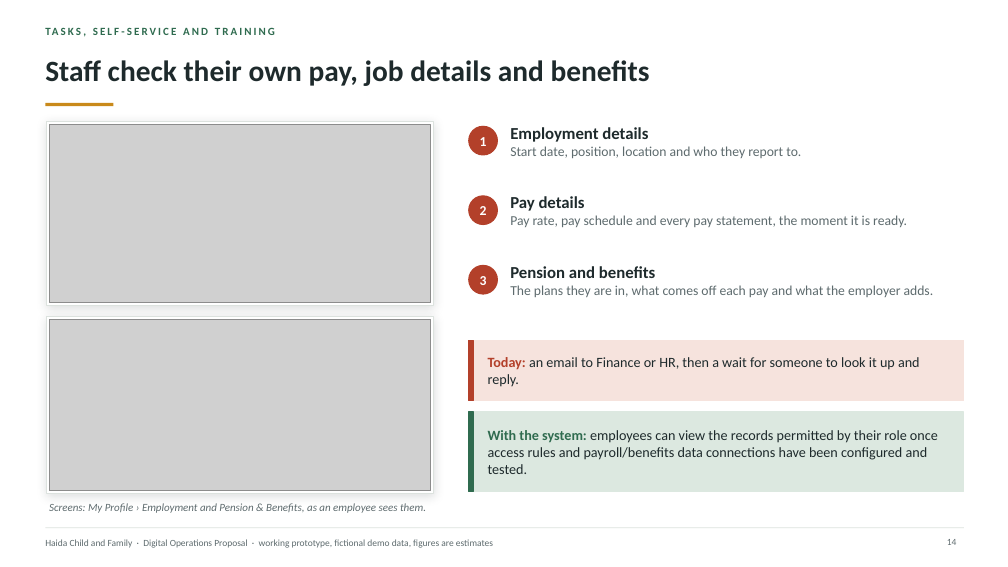
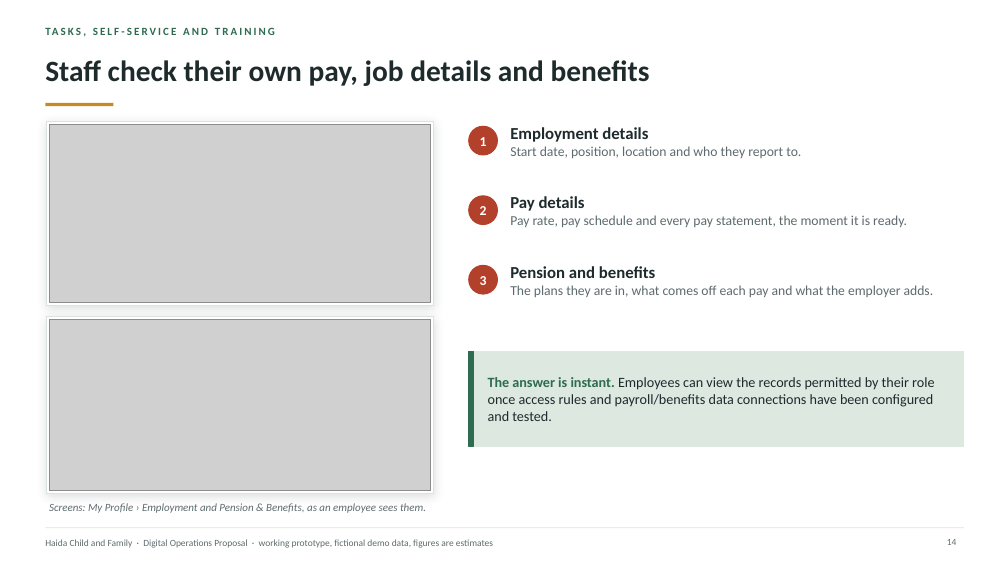
Before and after one commit to AndalibOlee/Portfolio, a slide deck: slide 14 of demo-platform/docs/Haida_Child_and_Family_Executive_Digital_Operations_Proposal.pptx. Drawn at 1008x567 pixels with LibreOffice and Linux fonts; fonts in the diff are those of the drawing; grey boxes stand for pictures. Boxes give left, top, right and bottom in pixels: in the first picture for what was removed or moved away, otherwise in the second. Text is boxed around its words. In the diff, an @@ line names an element or a change of style, - is before the commit and + after.

```diff
--- a/demo-platform/docs/Haida_Child_and_Family_Executive_Digital_Operations_Proposal.pptx
+++ b/demo-platform/docs/Haida_Child_and_Family_Executive_Digital_Operations_Proposal.pptx
@@ rectangle: place and size @@
-rectangle at bbox=[469, 340, 964, 401]
+rectangle at bbox=[469, 352, 964, 446]
@@ rectangle at bbox=[469, 352, 964, 446]: fill #F6E3DD to #DCE8E0; outline #F6E3DD 1 pt to #DCE8E0 1 pt @@
@@ rectangle: place and size @@
-rectangle at bbox=[469, 340, 473, 401]
+rectangle at bbox=[469, 352, 473, 446]
@@ rectangle at bbox=[469, 352, 473, 446]: fill #B3402A to #2F6B4F; outline #B3402A 1 pt to #2F6B4F 1 pt @@
@@ text removed at bbox=[488, 357, 920, 387] @@
-Today: an email to Finance or HR, then a wait for someone to look it up and reply.
@@ text at bbox=[488, 377, 934, 421]: text changed @@
-With the system: employees can view the records permitted by their role once access rules and payroll/benefits data connections have been configured and tested.
+The answer is instant. Employees can view the records permitted by their role once access rules and payroll/benefits data connections have been configured and tested.
@@ rectangle removed at bbox=[469, 412, 964, 492] @@
@@ rectangle removed at bbox=[469, 412, 473, 492] @@
```
Also in this commit, not shown: 13 other slides changed, 10 other files.
